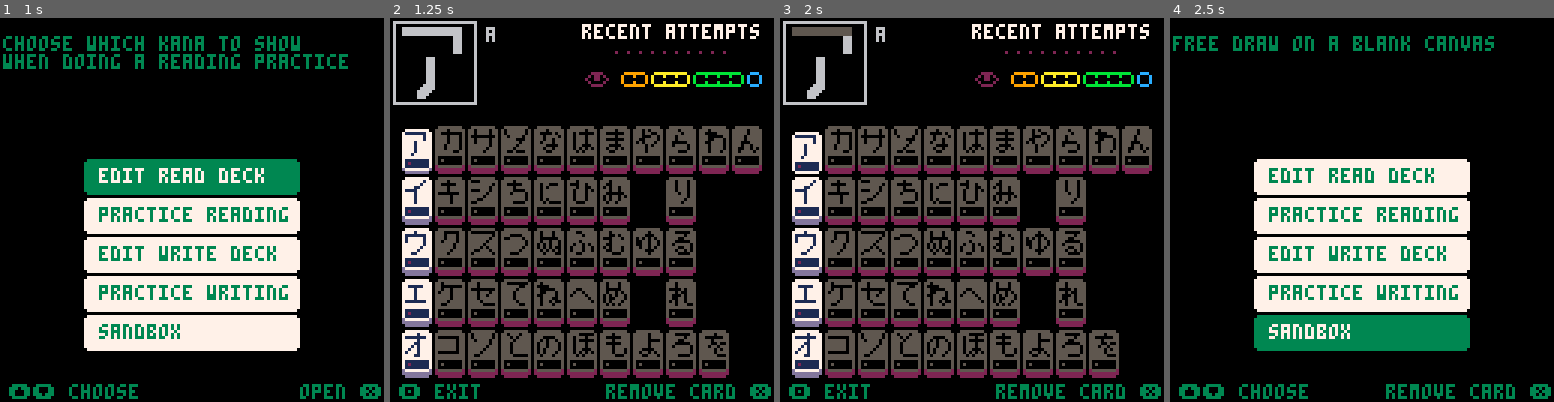
Above: before the commit, frames 1-4 (left to right).
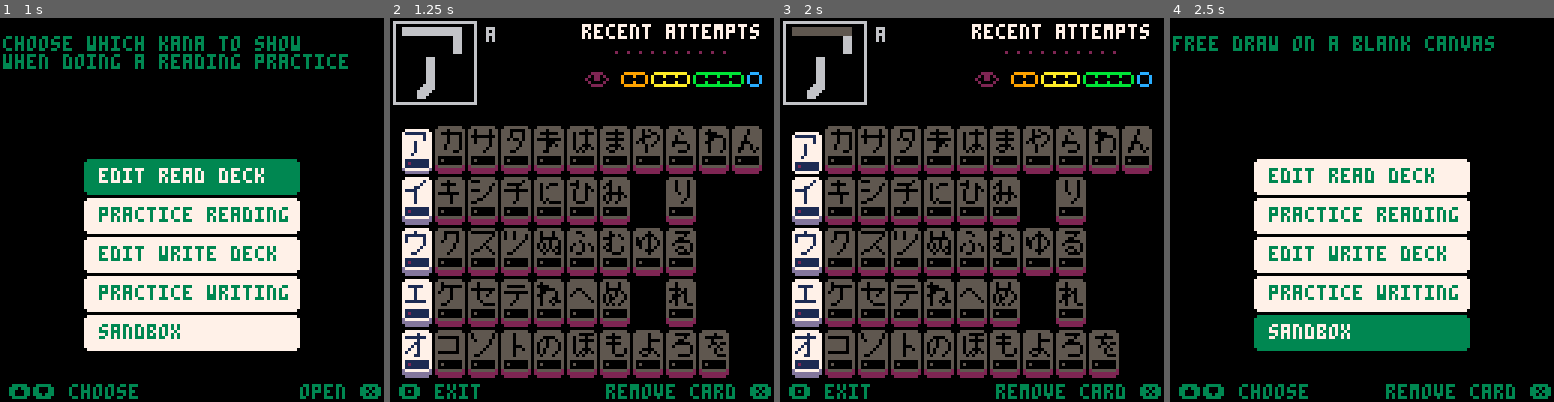
Above: after the commit, the same moments.

Repository: SestrenExsis/KanaPractice
Game: PICO-8 cartridge katakana.p8
Two runs of this game, one before a commit and one after it. Both use one fixed random seed, a clock stepped at 60 frames per second and the inputs below.
Inputs (mouse positions are in pixels of both pictures, inside the frame that each line leads up to):
- Up to frame 1 (1 s): tap X (X key) at 0.33 s; click (280, 121) at 0.67 s; tap O (Z key) at 0.7 s
- Up to frame 2 (1.25 s): tap X (X key) at 1.07 s; click (436, 267) at 1.22 s
- Up to frame 3 (2 s): hold Right from 1.6 s (still down); tap O (Z key) at 1.7 s; click (887, 114) at 1.77 s; tap X (X key) at 1.85 s
- Up to frame 4 (2.5 s): release Right at 2.1 s; tap O (Z key) at 2.1 s; hold Up 2.15-2.42 s; click (1342, 259) at 2.32 s; hold Right from 2.47 s (still down)

Frame 1 is identical in both runs. In frame 2, 0.8% of the frame differs, in the area x 29-45%, y 28-89%; in frame 3, 0.8%; in frame 4, nothing differs.

Commit message:
Replace TA/CHI/TSU/TE/TO

Diff:
--- a/katakana.p8
+++ b/katakana.p8
@@ -264,11 +264,11 @@
 su=kana("su",12,2,2,{37,38,39}),
 se=kana("se",13,2,3,{40,41,42}),
 so=kana("so",14,2,4,{43,44}),
-ta=kana("ta",15,3,0,{43,44,45,46}),
-chi=kana("chi",16,3,1,{47,48,49}),
-tsu=kana("tsu",17,3,2,{50}),
-te=kana("te",18,3,3,{51,52}),
-to=kana("to",19,3,4,{53,54}),
+ta=kana("ta",15,3,0,{45,46,47,48}),
+chi=kana("chi",16,3,1,{49,50,51}),
+tsu=kana("tsu",17,3,2,{52,53,54}),
+te=kana("te",18,3,3,{55,56,57}),
+to=kana("to",19,3,4,{58,59}),
 na=kana("na",20,4,0,{55,56,57,58,59}),
 ni=kana("ni",21,4,1,{60,61,62}),
 nu=kana("nu",22,4,2,{63,64,65,66}),
@@ -1554,22 +1554,22 @@
 001000010010000e00e0000100001000000010000000e000000001000000010000000e0000001000000010000000e00000000010000000e00000001000000010
 001000010010000e00e0000100001000000010000000e00000001000000010000000e0000001000000010000000e000011111110111111e07eeeeee000000100
 0000011000000ee00000011000001000000010000000e0000001000000010000000e000001100000011000000ee0000000000000000000000000000000001000
-07000010010000707ee0000011100000111000007eeeeeee11111117111111110010000000100000007000007000000110000007000100000001000000010000
-0e000010010000e000000001000000010000000e000000010000000e00000001001000000010000000e00000e00000011000000e011111000111110007eeee00
-1e111111111111e10000001000000010000000e000000010000000e0000000107eeeeeee1111111711e111110e000010010000e0000100000001000000010000
-0e000010010000e0111000107ee00010111000e00000010000000e000000010000100010001000e000e0001000000010000000e000107ee00010111000011110
-0e000010010000e0000001000000010000000e00000010000000e000000070000010010000100e0000e001000000010000000e00001000000010000000100001
-00000010000000e000001000000010000000e00000010100000e010000010e00001000000010000000e00000000010000000e000010000000100000000000001
-0000010000000e00001100000011000000ee0000011000100ee00010011000e00001000000010000000e000000010000000e0000010100000107000000000001
-000010000000e00011000000110000007e00000010000001e00000011000000e00001111000011110000eeee011000000ee00000010011100100eee000011110
-00070000000100000000000007eeeeee011111170700010001000700000100000007000000010000000100000000100000000000000000000000000007000100
-011e11000111110000eeee000000011000000ee000e010000010e00007eee010011e1010011110700111101001111010070011100100eee0010011100e000100
-000e0000000100007e0000e0000010000000e000000e0000000e00000010000100e000010010000e00100001001000010e01000001070000010100000e111110
-000e1110000eeee00000000e00010000000e00000010000000e000000010010000e001000010010000100700001001000e00000001000000010000000e101001
-00e000010070000e0000000e00010000000e00000010000000e00000010001000e0001000100010001000e00010001000e000000010000000100000010e01001
-000000010000000e000000e000010000000e00000010000000e0000000011110000111100001111000011e10000eeee00e000000010000000100000010e11011
-000000010000000e00000e00000010000000e0000010000000e0000000100100001001000010010000e00e00007001000e0100000101000001070000010e0101
-00011110000eeee000eee0000000011000000ee000011111000eeeee000111000001110000011100000ee1000001110000e01111001011110010eeee00100011
+07000010010000707ee0000011100000111000007eeeeeee1111111711111111001000000010000000700000700000011000000700711110007eeee000111170
+0e000010010000e000000001000000010000000e000000010000000e00000001001000000010000000e00000e00000011000000e00e0001000100010001000e0
+1e111111111111e10000001000000010000000e000000010000000e0000000107eeeeeee1111111711e111110e000010010000e000e0001000100010001000e0
+0e000010010000e0111000107ee00010111000e00000010000000e000000010000100010001000e000e0001000000010000000e00e01101001011010010110e0
+0e000010010000e0000001000000010000000e00000010000000e000000070000010010000100e0000e001000000010000000e00000001000000010000000e00
+00000010000000e000001000000010000000e00000010100000e010000010e00001000000010000000e00000000010000000e000000001000000010000000e00
+0000010000000e00001100000011000000ee0000011000100ee00010011000e00001000000010000000e000000010000000e000000001000000010000000e000
+000010000000e00011000000110000007e00000010000001e00000011000000e00001111000011110000eeee011000000ee00000001100000011000000ee0000
+00111110000000700000001000000010700100001007000010010000000000000000000000000000000700000001000000000000000000000000000007000100
+001000100eeeee000111110001117100e0010001100e00011001000707eeeee00111111001111110000e000000010000070011100100eee0010011100e000100
+0070001000001000000010000000e000e0010001100e00011001000e000000000000000000000000000e0000000100000e01000001070000010100000e111110
+010ee010111111117eeeeeee1111e1110000001000000010000000e0111111117eeeeeee11117111000e0000000700000e00000001000000010000000e101001
+00000e0000001000000010000000e000000001000000010000000e0000001000000010000000e000000e11000001ee000e000000010000000100000010e01001
+0000010000001000000010000000e00000001000000010000000e00000001000000010000000e000000e0010000100e00e000000010000000100000010e11011
+0000100000001000000010000000e0000001000000010000000e00000001000000010000000e0000000e0000000100000e0100000101000001070000010e0101
+001100000001000000010000000e000001100000011000000ee00000001000000010000000e00000000e00000001000000e01111001011110010eeee00100011
 010007000100010001000100070000000100000001000000010000000100000000000000000000000000010000000100000007000000010000e0000000700000
 01000e0001000100010001001e1100007eee00001117000011110000111100000017110000eeee00070111110107eeee01011e11010111117e10010011e00e00
 01111e1001eeeee0011111100e1111000111110001e11100011eee00011111000e0e0010070100e00e0001000100010001000e00010001000010011000e00e10
